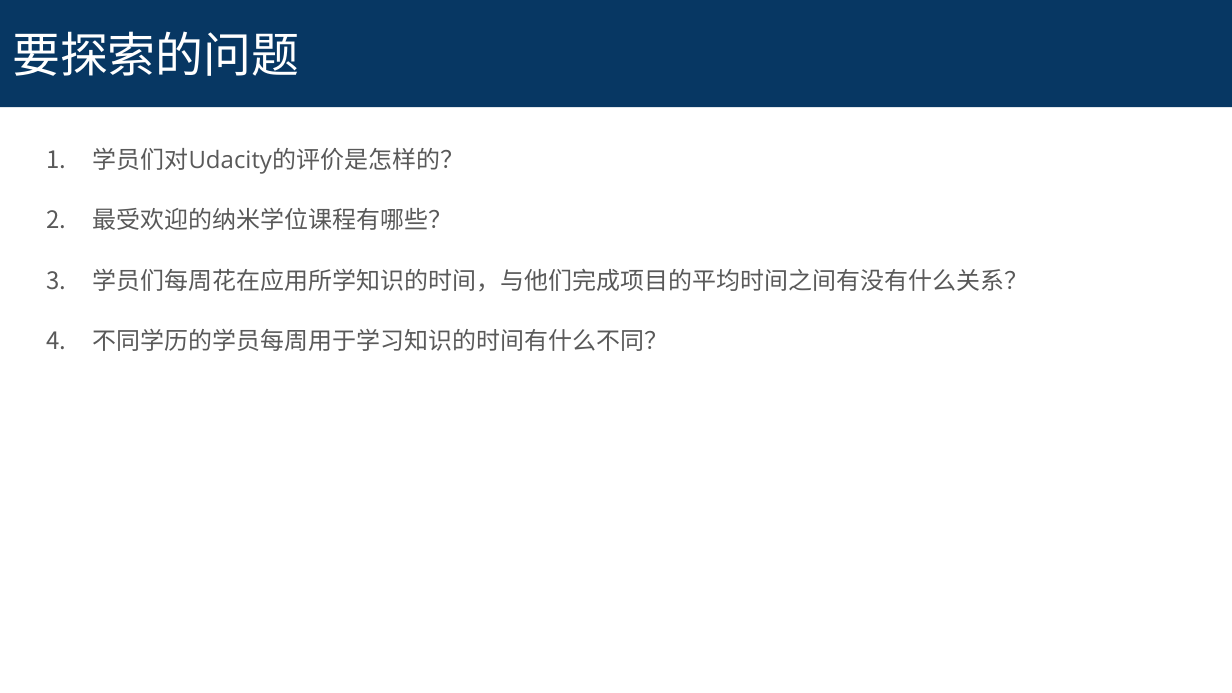
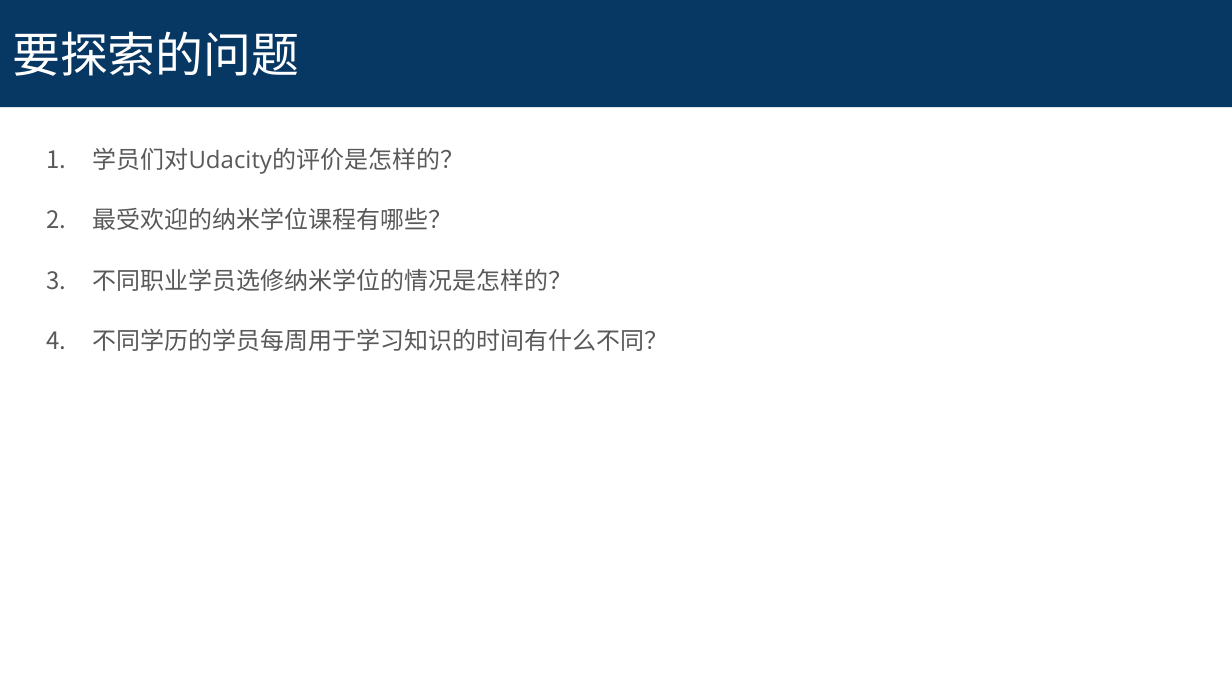
Before and after one commit to leesper/become-business-analyst, a slide deck: slide 2 of P2_AnalyzeSurveyData/survey-project-submission-template.pptx (slide 3 before the commit). Drawn at 1232x693 pixels with LibreOffice and Linux fonts; fonts in the diff are those of the drawing. Boxes give left, top, right and bottom in pixels: in the first picture for what was removed or moved away, otherwise in the second. Text is boxed around its words. In the diff, an @@ line names an element or a change of style, - is before the commit and + after.

```diff
--- a/P2_AnalyzeSurveyData/survey-project-submission-template.pptx
+++ b/P2_AnalyzeSurveyData/survey-project-submission-template.pptx
@@ text at box(92, 269, 572, 291): text changed @@
-3. 学员们每周花在应用所学知识的时间，与他们完成项目的平均时间之间有没有什么关系？
+3. 不同职业学员选修纳米学位的情况是怎样的？
```
Also in this commit, not shown: 3 other slides changed, 1 slide added, 2 slides removed, 2 other files.
